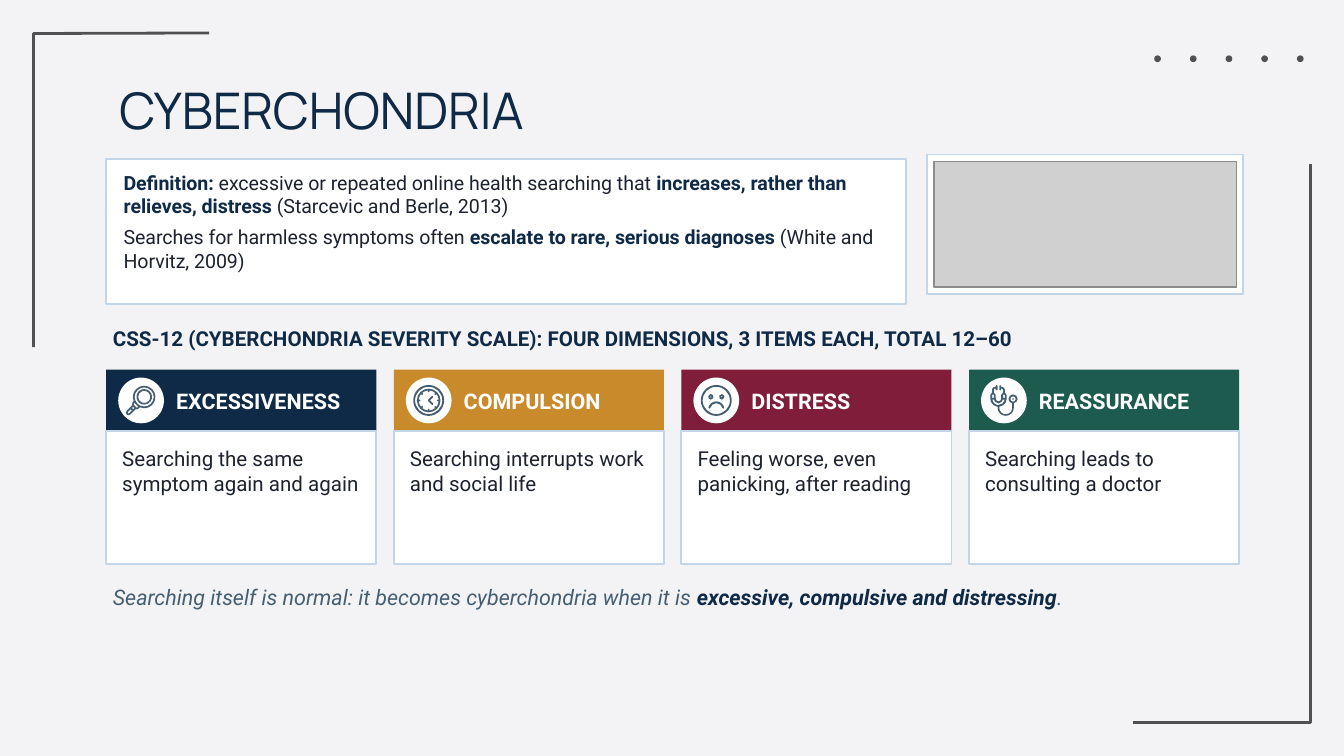
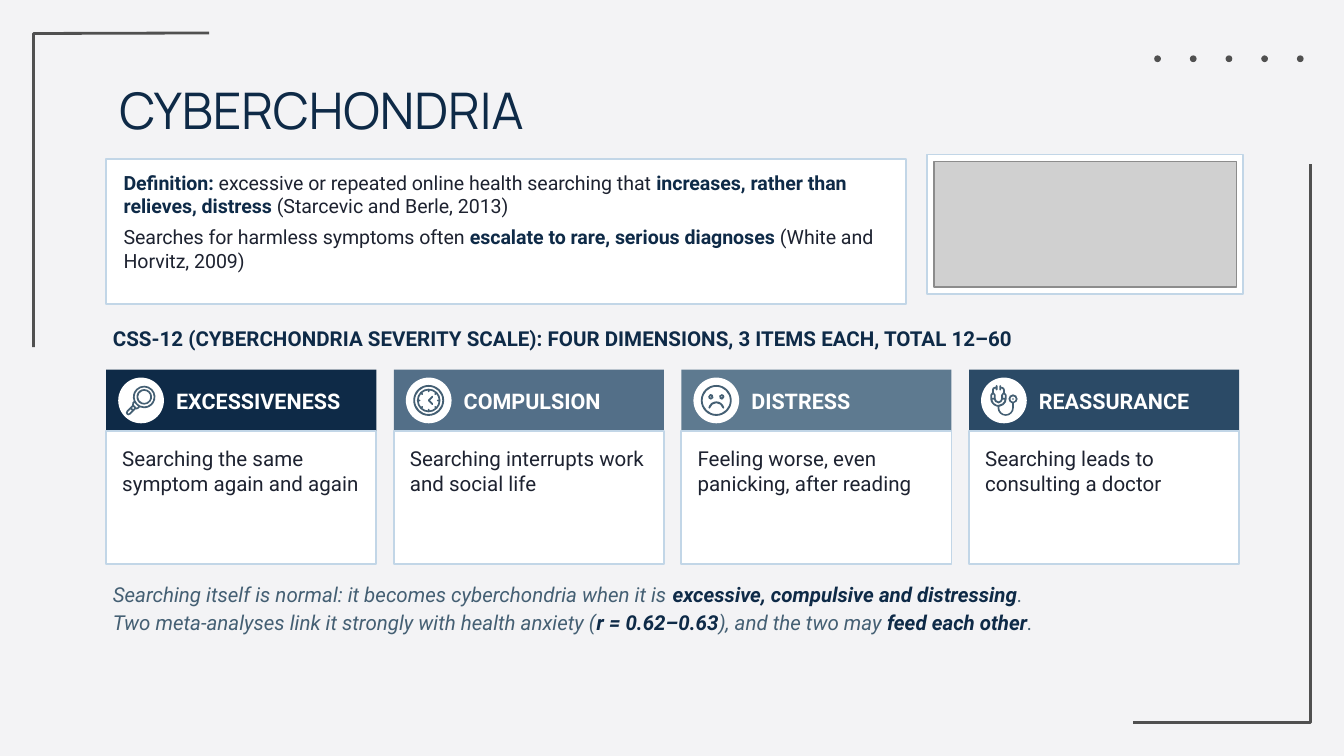
Before and after one commit to Yaseen279/History-Exam, a slide deck: slide 5 of research/output/study/slides/Defence_Final.pptx (slide 6 before the commit). Drawn at 1344x756 pixels with LibreOffice and Linux fonts; fonts in the diff are those of the drawing; grey boxes stand for pictures; background and template pictures are left out. Boxes give left, top, right and bottom in pixels: in the first picture for what was removed or moved away, otherwise in the second. Text is boxed around its words. In the diff, an @@ line names an element or a change of style, - is before the commit and + after.

```diff
--- a/research/output/study/slides/Defence_Final.pptx
+++ b/research/output/study/slides/Defence_Final.pptx
@@ rectangle "COMPULSION" at [394, 370, 664, 431]: fill #C98A2B to #536F88 @@
@@ rectangle "DISTRESS" at [681, 370, 952, 431]: fill #7F1D3A to #5E7A90 @@
@@ rectangle "REASSURANCE" at [969, 370, 1239, 431]: fill #1E5B4F to #2B4A66 @@
@@ text at [113, 586, 1023, 607]: size 11.5 to 11 pt in "Searching itself is normal: it becomes cyberchondria ..."; less space between paragraphs @@
@@ text at [113, 614, 1033, 635]: paragraph added @@
+Two meta-analyses link it strongly with health anxiety (r = 0.62–0.63), and the two may feed each other.
```
Also in this commit, not shown: 15 other slides changed, 1 slide added, 3 slides removed, 4 other files.
